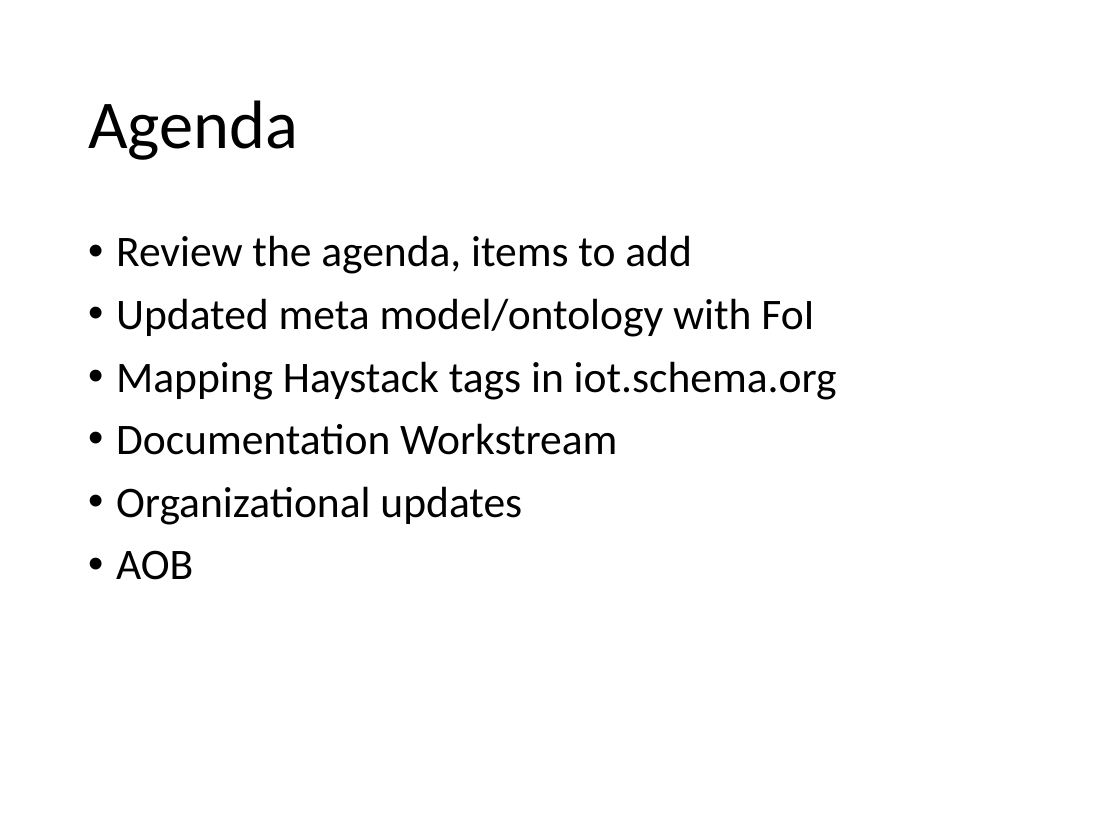
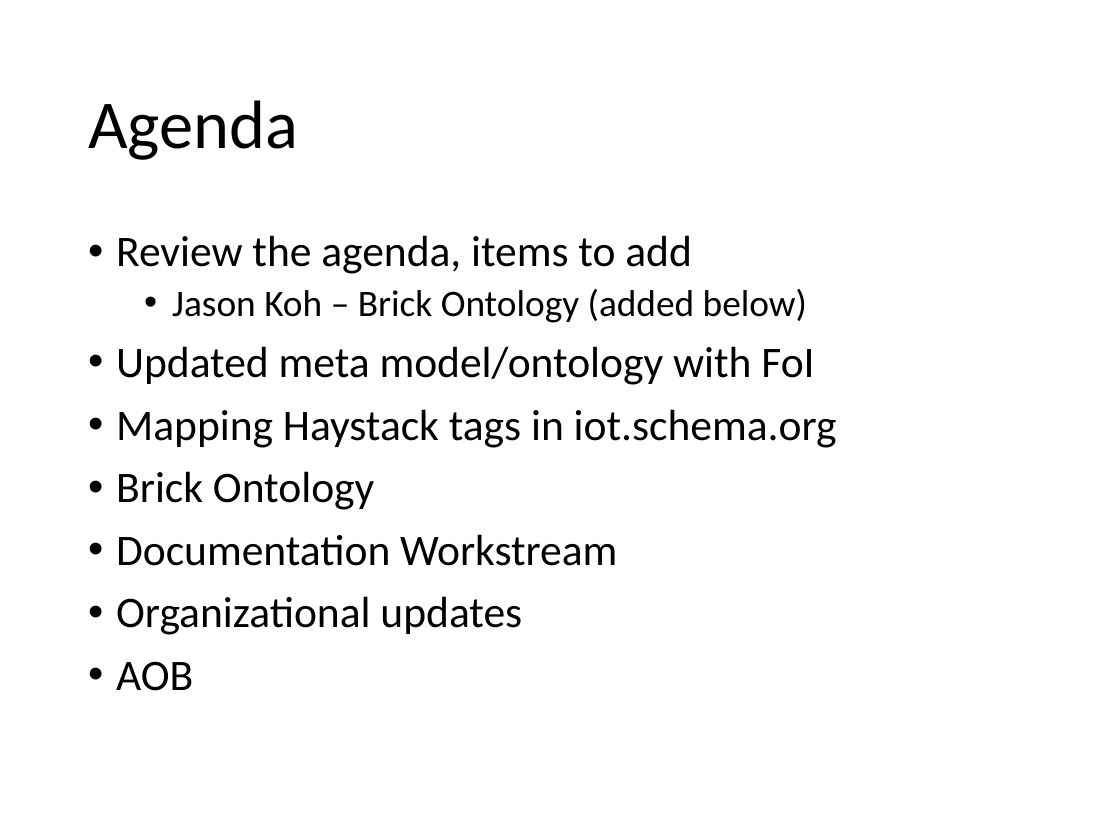
Before and after one commit to iot-schema-collab/teleconferences, a slide deck: slide 2 of iotschema-17may20218.pptx. Drawn at 1120x840 pixels with LibreOffice and Linux fonts; fonts in the diff are those of the drawing. Boxes give left, top, right and bottom in pixels: in the first picture for what was removed or moved away, otherwise in the second. Text is boxed around its words. In the diff, an @@ line names an element or a change of style, - is before the commit and + after.

Commit message:
slides from May teleconference

```diff
--- a/iotschema-17may20218.pptx
+++ b/iotschema-17may20218.pptx
@@ text at box(172, 289, 807, 323): paragraph added @@
+  • Jason Koh – Brick Ontology (added below)
@@ text at box(116, 471, 374, 510): paragraph added @@
+• Brick Ontology
```
